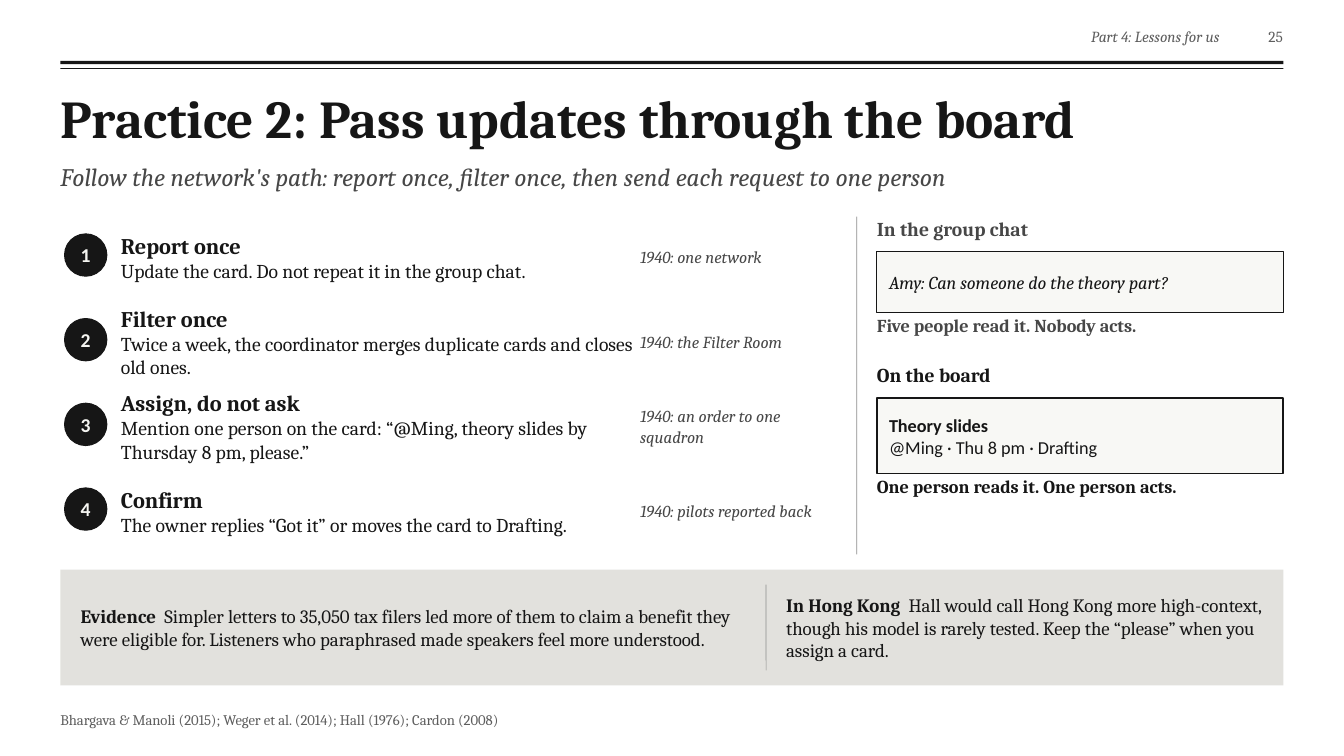
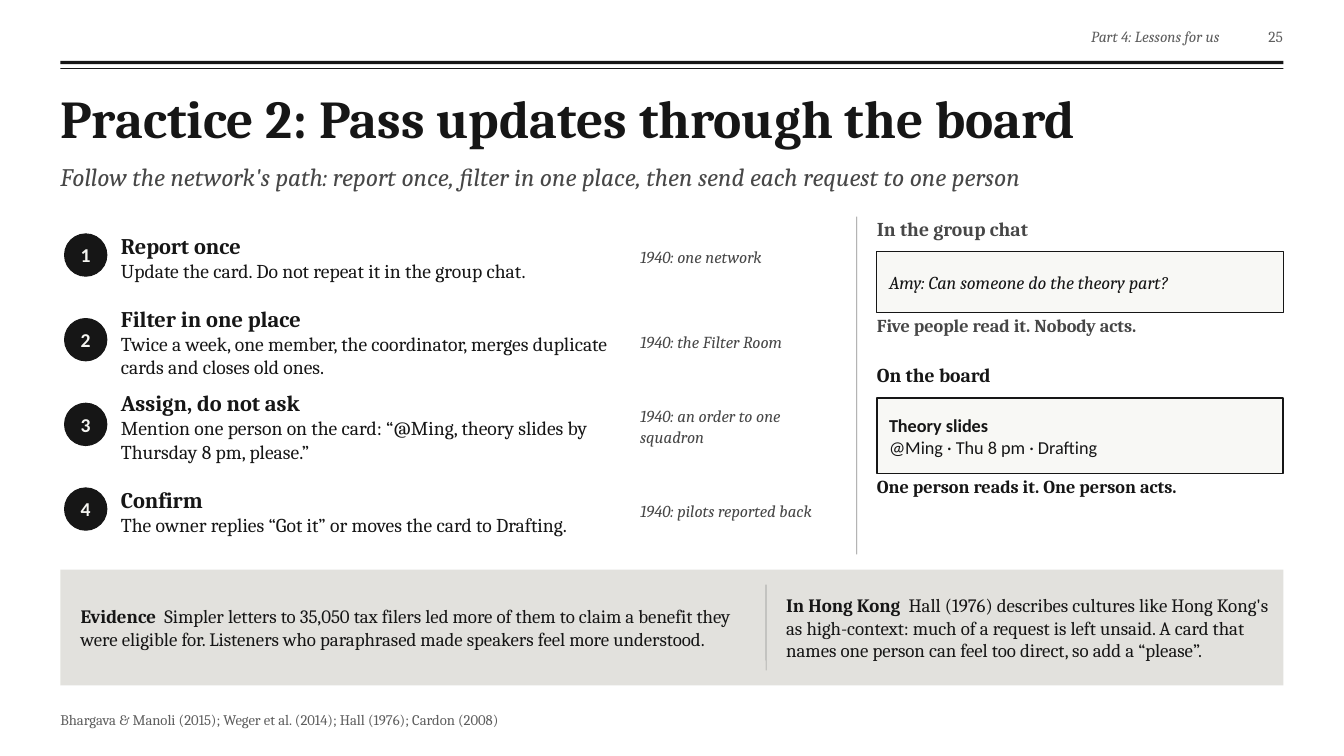
Before and after one commit to fengyiqicoder/fumadocs, a slide deck: slide 25 of dowding-presentation/Dowding_Effective_Communication.pptx. Drawn at 1344x756 pixels with LibreOffice and Linux fonts; fonts in the diff are those of the drawing; background and template pictures are left out. Boxes give left, top, right and bottom in pixels: in the first picture for what was removed or moved away, otherwise in the second. Text is boxed around its words. In the diff, an @@ line names an element or a change of style, - is before the commit and + after.

```diff
--- a/dowding-presentation/Dowding_Effective_Communication.pptx
+++ b/dowding-presentation/Dowding_Effective_Communication.pptx
@@ text at (x1=60, y1=168, x2=1020, y2=192): text changed @@
-Follow the network's path: report once, filter once, then send each request to one person
+Follow the network's path: report once, filter in one place, then send each request to one person
@@ text at (x1=121, y1=311, x2=607, y2=374): text changed @@
-Filter once
-Twice a week, the coordinator merges duplicate cards and closes old ones.
+Filter in one place
+Twice a week, one member, the coordinator, merges duplicate cards and closes old ones.
@@ text at (x1=786, y1=599, x2=1268, y2=661): text changed @@
-In Hong Kong Hall would call Hong Kong more high-context, though his model is rarely tested. Keep the “please” when you assign a card.
+In Hong Kong Hall (1976) describes cultures like Hong Kong's as high-context: much of a request is left unsaid. A card that names one person can feel too direct, so add a “please”.
```
Also in this commit, not shown: 14 other slides changed, 2 other files.
